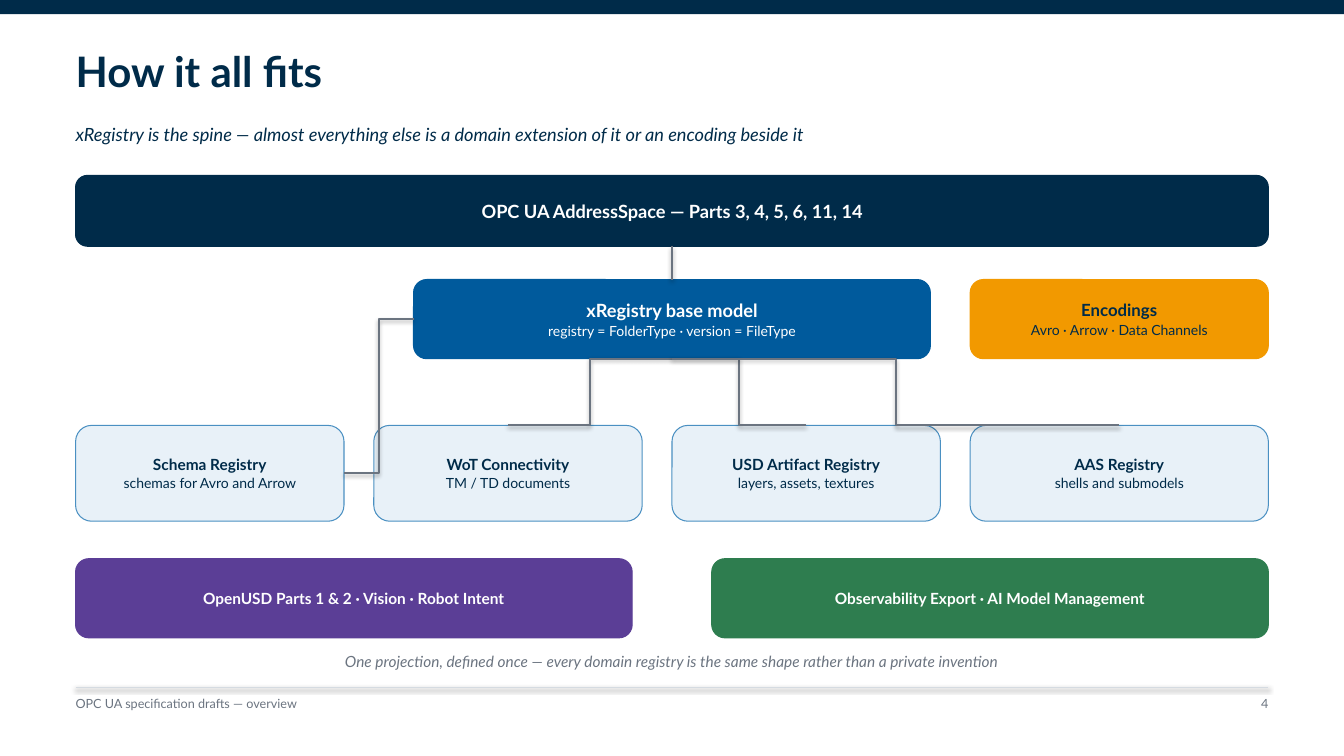
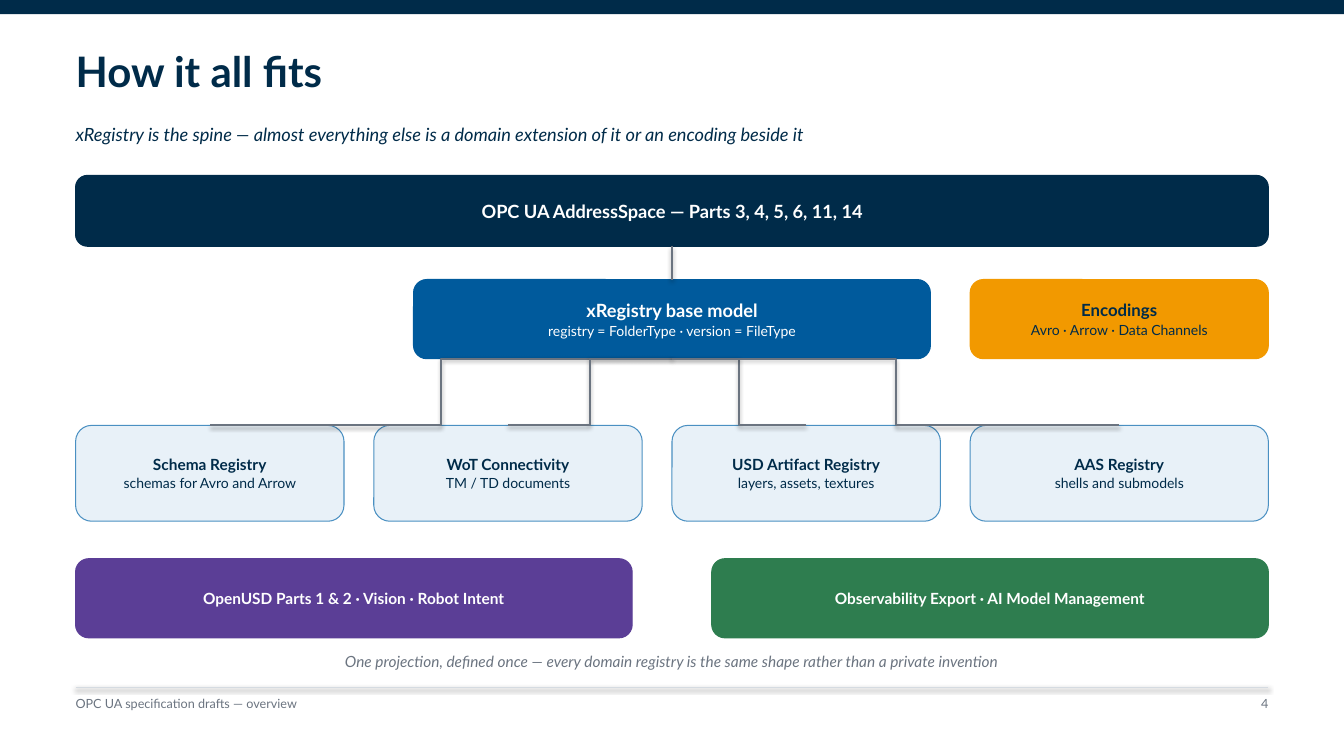
Before and after one commit to marcschier/opcua-drafts, a slide deck: slide 4 of decks/OPC-UA-Drafts-Overview.pptx. Drawn at 1344x756 pixels with LibreOffice and Linux fonts; fonts in the diff are those of the drawing. Boxes give left, top, right and bottom in pixels: in the first picture for what was removed or moved away, otherwise in the second. Text is boxed around its words. In the diff, an @@ line names an element or a change of style, - is before the commit and + after.

```diff
--- a/decks/OPC-UA-Drafts-Overview.pptx
+++ b/decks/OPC-UA-Drafts-Overview.pptx
@@ elbow line moved from (413, 320) - (344, 474) to (673, 359) - (210, 425) @@
```
Also in this commit, not shown: 8 other slides changed, 9 other files.
